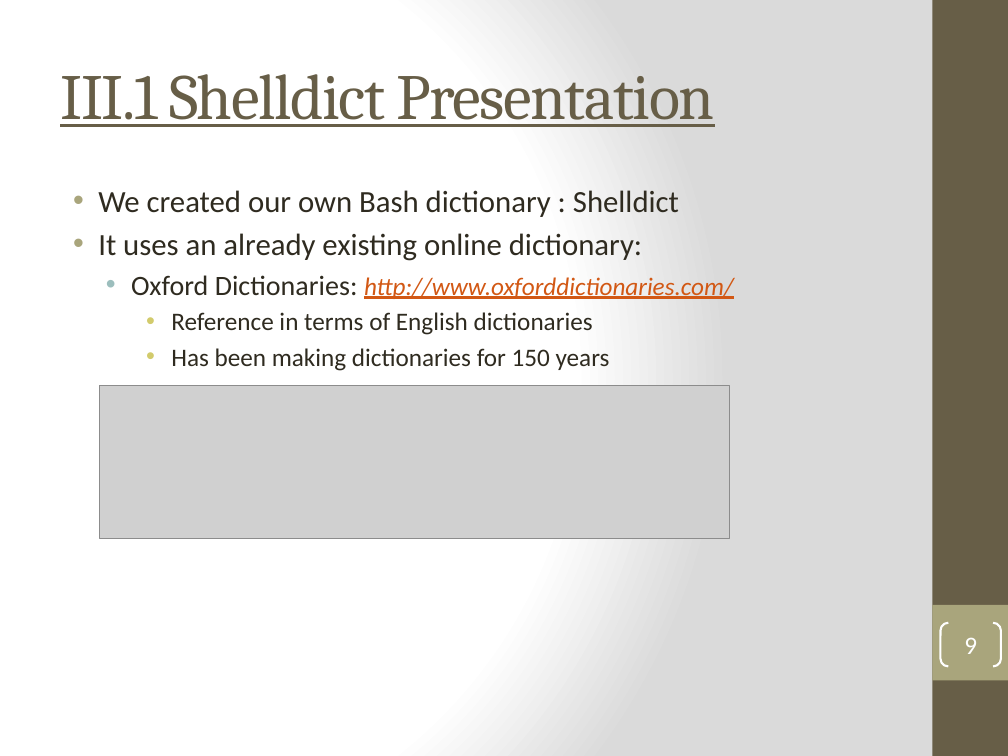
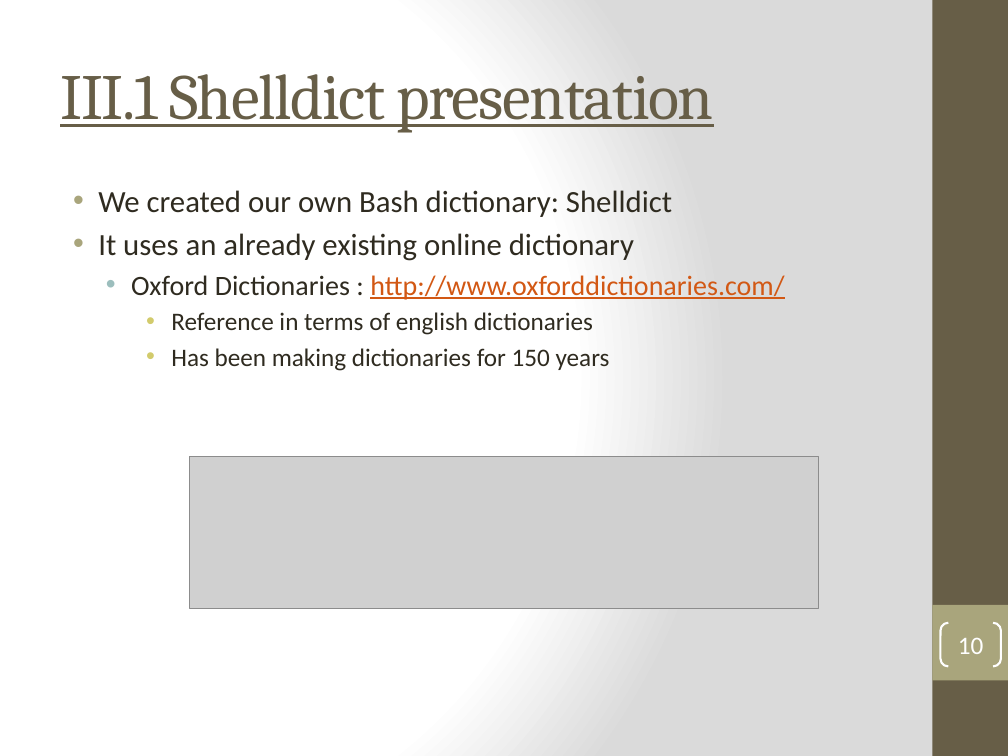
Before and after one commit to kiago/isepse2014, a slide deck: slide 10 of projects/dictionary/Project_Presentation.pptx (slide 9 before the commit). Drawn at 1008x756 pixels with LibreOffice and Linux fonts; fonts in the diff are those of the drawing; grey boxes stand for pictures. Boxes give left, top, right and bottom in pixels: in the first picture for what was removed or moved away, otherwise in the second. Text is boxed around its words. In the diff, an @@ line names an element or a change of style, - is before the commit and + after.

```diff
--- a/projects/dictionary/Project_Presentation.pptx
+++ b/projects/dictionary/Project_Presentation.pptx
@@ title at <box>60,74,714,133</box>: text changed @@
-III.1 Shelldict Presentation
+III.1 Shelldict presentation
@@ text at <box>98,190,784,335</box>: text changed @@
-• We created our own Bash dictionary : Shelldict
-• It uses an already existing online dictionary:
-  • Oxford Dictionaries: http://www.oxforddictionaries.com/
-    • Reference in terms of English dictionaries
+• We created our own Bash dictionary: Shelldict
+• It uses an already existing online dictionary
+  • Oxford Dictionaries : http://www.oxforddictionaries.com/
+    • Reference in terms of english dictionaries
@@ picture: place and size @@
-picture at <box>99,386,729,538</box>
+picture at <box>190,456,820,608</box>
@@ page number at <box>958,638,984,654</box>: text changed @@
-9
+10
```
Also in this commit, not shown: 10 other slides changed, 6 slides added.
